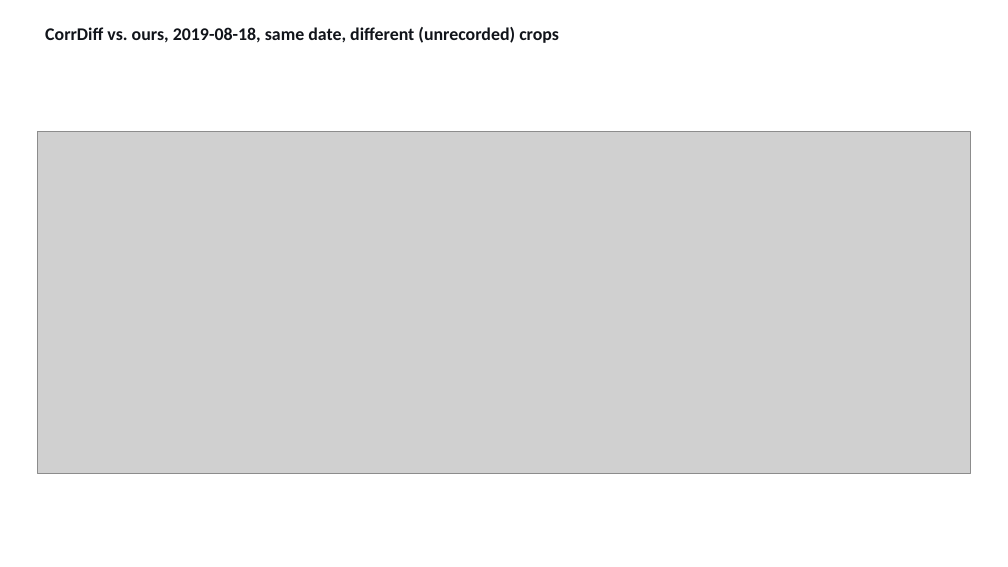
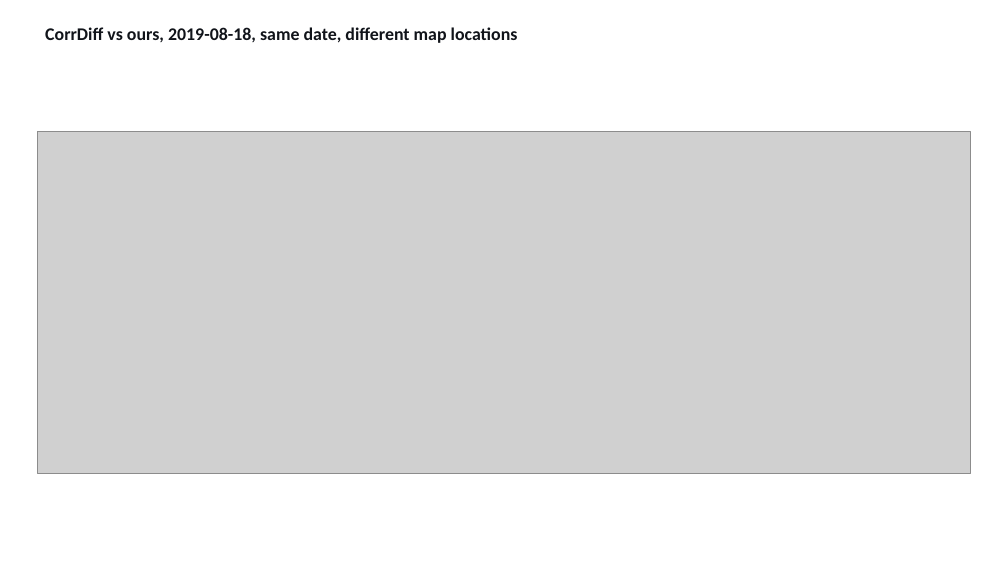
Before and after one commit to milhud/diffusion_downscaling_model, a slide deck: slide 9 of results/corrdiff_comparison/corrdiff_benchmark_slides.pptx (slide 10 before the commit). Drawn at 1008x567 pixels with LibreOffice and Linux fonts; fonts in the diff are those of the drawing; grey boxes stand for pictures. Boxes give left, top, right and bottom in pixels: in the first picture for what was removed or moved away, otherwise in the second. Text is boxed around its words. In the diff, an @@ line names an element or a change of style, - is before the commit and + after.

Commit message:
Swap accuracy to bar chart, training time to plain text, drop ratio-zoom slide
- Accuracy, all variables: bar chart instead of text bullets (that was
  backwards from what was asked -- bar chart for accuracy, plain text
  for training time).
- Training time (CorrDiff and ours): plain text slides instead of native
  pptx bar charts.
- Dropped the power-ratio zoomed slide entirely (scale/framing didn't
  read clearly) and the "raw view" wording from the remaining spectrum
  caption.
- Clarified "unrecorded crop locations" wording: CorrDiff's generate.py
  does not save which map location it ran on for each date, not just
  "unrecorded" with no explanation.
- Noted where the 6 comparison dates came from: random held-out
  test-year samples from scripts/run_generic_baselines.py (seed 0).

```diff
--- a/results/corrdiff_comparison/corrdiff_benchmark_slides.pptx
+++ b/results/corrdiff_comparison/corrdiff_benchmark_slides.pptx
@@ text at <box>45,27,518,43</box>: text changed @@
-CorrDiff vs. ours, 2019-08-18, same date, different (unrecorded) crops
+CorrDiff vs ours, 2019-08-18, same date, different map locations
```
Also in this commit, not shown: 7 other slides changed, 2 slides added, 3 slides removed, 7 other files.
